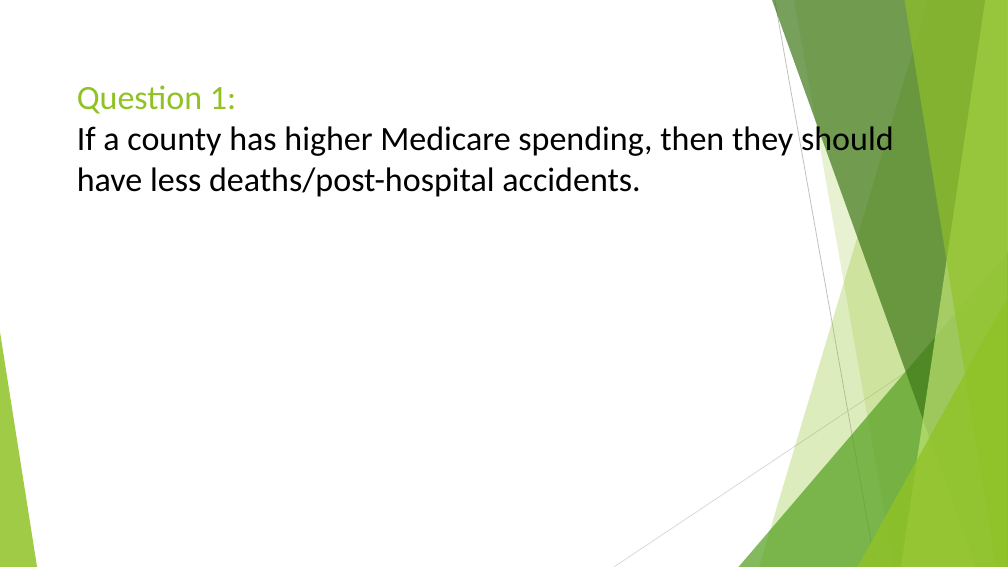
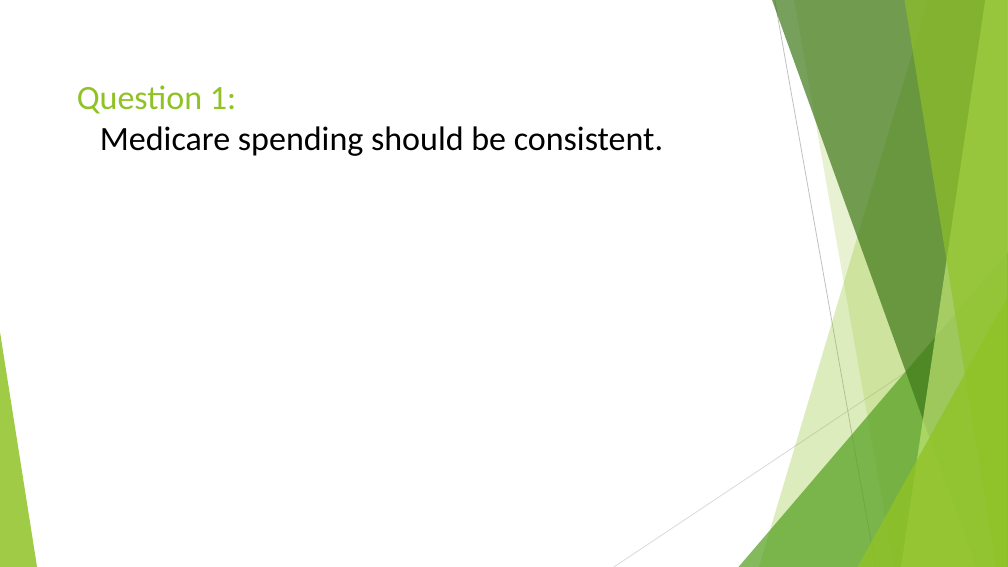
Before and after one commit to TedMur/SnakeBait, a slide deck: slide 8 of SnakeBitePresentation.pptx (slide 6 before the commit). Drawn at 1008x567 pixels with LibreOffice and Linux fonts; fonts in the diff are those of the drawing. Boxes give left, top, right and bottom in pixels: in the first picture for what was removed or moved away, otherwise in the second. Text is boxed around its words. In the diff, an @@ line names an element or a change of style, - is before the commit and + after.

```diff
--- a/SnakeBitePresentation.pptx
+++ b/SnakeBitePresentation.pptx
@@ title at (77,85,663,156): text changed @@
-Question 1:
-If a county has higher Medicare spending, then they should have less deaths/post-hospital accidents.
+Question 1:
+Medicare spending should be consistent.
```
Also in this commit, not shown: 9 other slides changed, 3 slides added, 2 slides removed.
